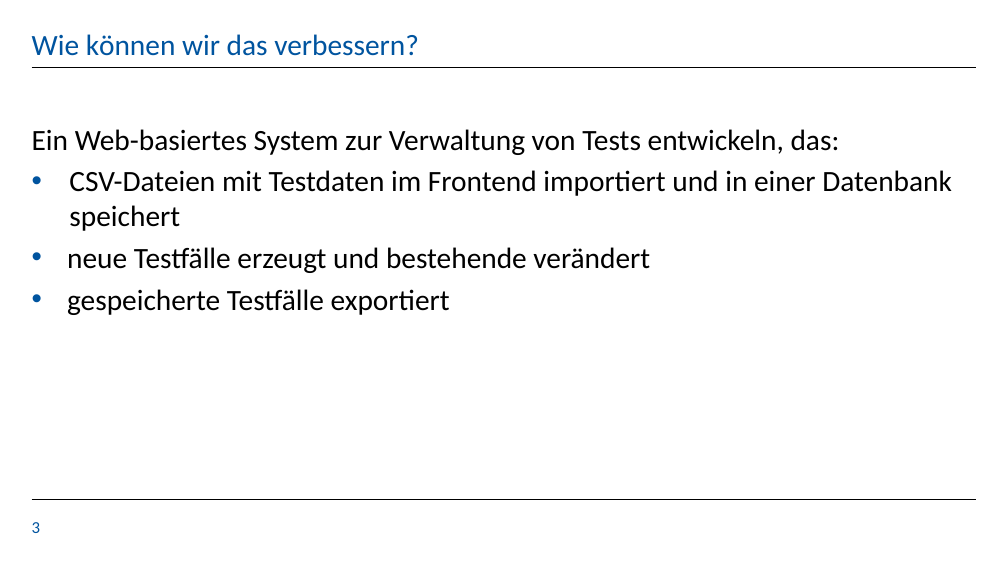
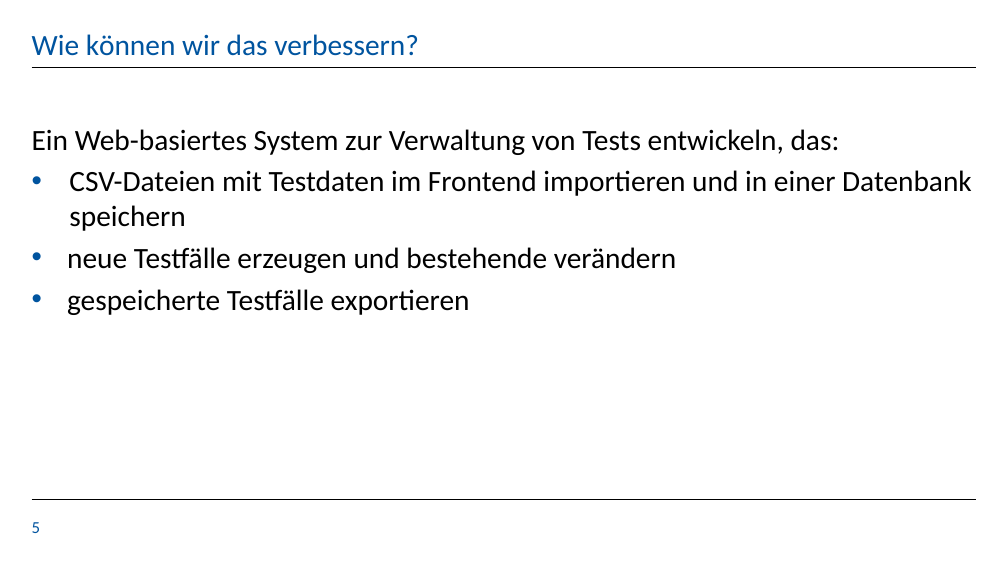
Before and after one commit to KaloyanT/gdis_test_suite, a slide deck: slide 5 of finalPresentationFiles/GDIS_Final_Presentation.pptx (slide 3 before the commit). Drawn at 1008x567 pixels with LibreOffice and Linux fonts; fonts in the diff are those of the drawing; background and template pictures are left out. Boxes give left, top, right and bottom in pixels: in the first picture for what was removed or moved away, otherwise in the second. Text is boxed around its words. In the diff, an @@ line names an element or a change of style, - is before the commit and + after.

```diff
--- a/finalPresentationFiles/GDIS_Final_Presentation.pptx
+++ b/finalPresentationFiles/GDIS_Final_Presentation.pptx
@@ text at (x1=67, y1=170, x2=972, y2=315): text changed @@
-• CSV-Dateien mit Testdaten im Frontend importiert und in einer Datenbank speichert
-  • neue Testfälle erzeugt und bestehende verändert
-  • gespeicherte Testfälle exportiert
+• CSV-Dateien mit Testdaten im Frontend importieren und in einer Datenbank speichern
+  • neue Testfälle erzeugen und bestehende verändern
+  • gespeicherte Testfälle exportieren
@@ page number at (x1=32, y1=522, x2=40, y2=533): text changed @@
-3
+5
```
Also in this commit, not shown: 3 other slides changed, 7 slides added, 5 slides removed.
